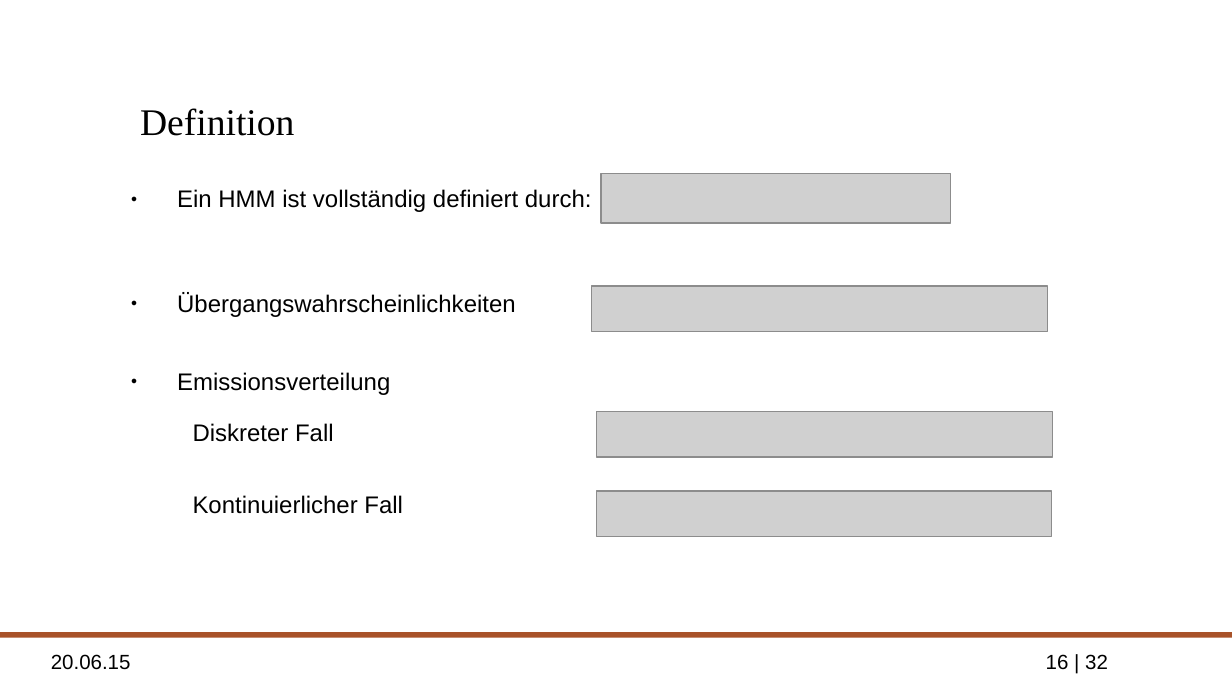
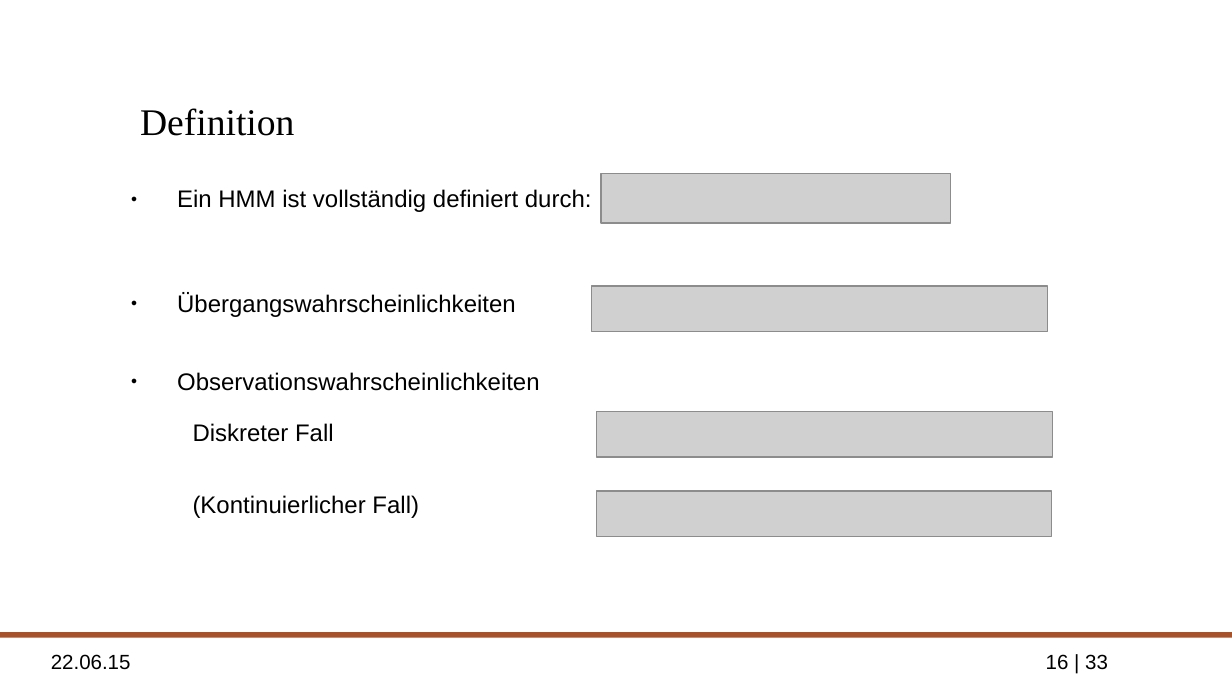
Before and after one commit to ppasler/Formale-Methoden-HMM, a slide deck: slide 16 of presentation/formale_methoden_hmm_pasler_presentation.odp. Drawn at 1232x693 pixels with LibreOffice and Linux fonts; fonts in the diff are those of the drawing; grey boxes stand for pictures; background and template pictures are left out. Boxes give left, top, right and bottom in pixels: in the first picture for what was removed or moved away, otherwise in the second. Text is boxed around its words. In the diff, an @@ line names an element or a change of style, - is before the commit and + after.

```diff
--- a/presentation/formale_methoden_hmm_pasler_presentation.odp
+++ b/presentation/formale_methoden_hmm_pasler_presentation.odp
@@ text at [177,372,540,391]: text changed @@
-● Emissionsverteilung
+● Observationswahrscheinlichkeiten
@@ text at [193,495,419,518]: text changed @@
-  Kontinuierlicher Fall
+  (Kontinuierlicher Fall)
@@ text at [51,654,131,670]: text changed @@
-20.06.15
+22.06.15
@@ page number at [1046,654,1108,670]: text changed @@
-16 | 32
+16 | 33
```
Also in this commit, not shown: 30 other slides changed, 1 slide added, 1 other file.
